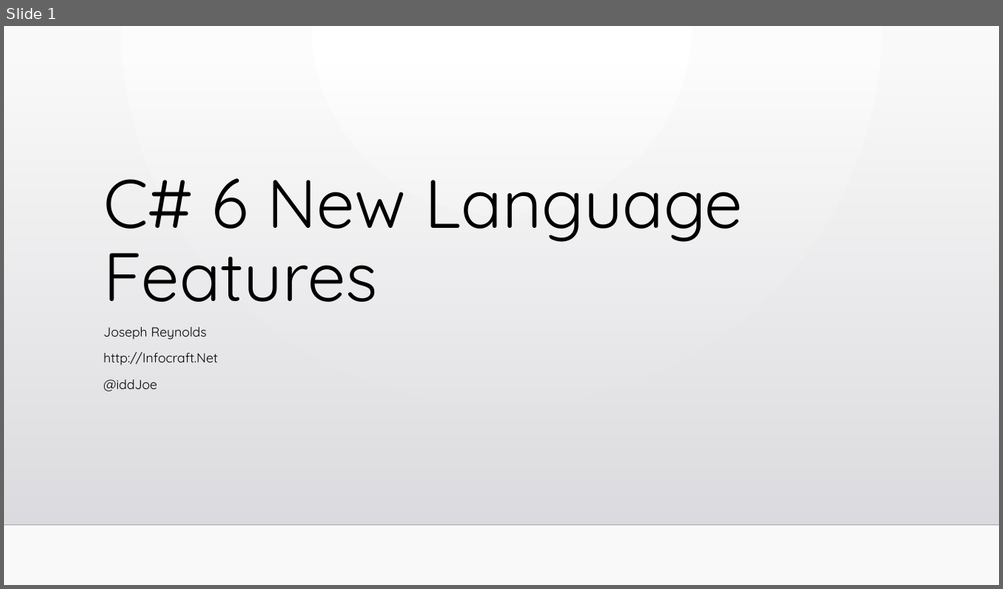
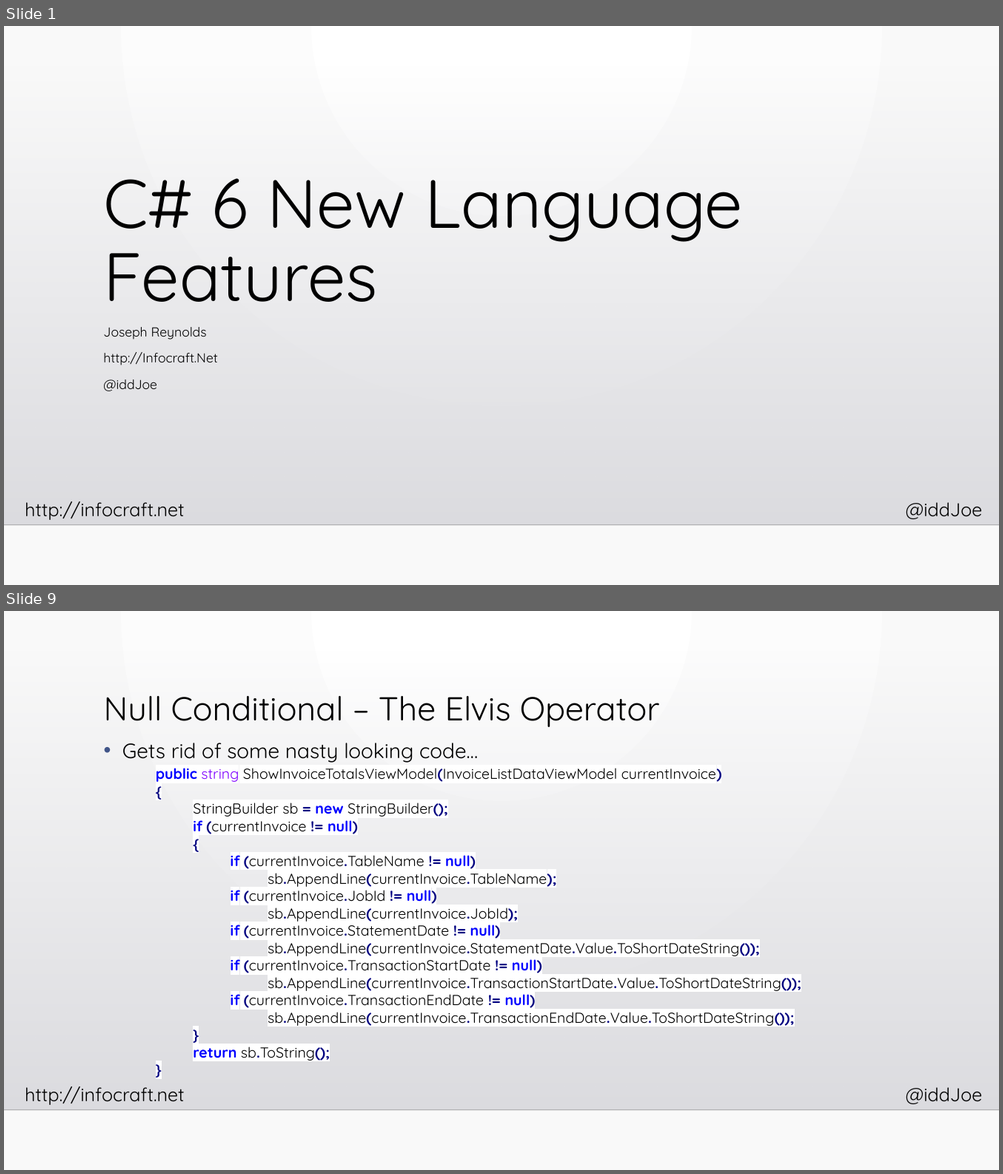
Before and after one commit to InfoCraftDotNet/CSharp-6-New-Language-Features, a slide deck: Slides/CSharp-6-New-Language-Features.pptx. Shown one above the other, each under a label of ours: slide 1 before the commit, slides 1 and 9 after it; the slides between them are not shown. The pictures are 1003x589 and 1003x1174 pixels, drawn with LibreOffice and Linux fonts; fonts in the diff are those of the drawing; background and template pictures are left out. Boxes give left, top, right and bottom in pixels: in the first picture for what was removed or moved away, otherwise in the second. Text is boxed around its words. In the diff, an @@ line names an element or a change of style, - is before the commit and + after.

```diff
--- a/Slides/CSharp-6-New-Language-Features.pptx
+++ b/Slides/CSharp-6-New-Language-Features.pptx
@@ slide 9 added at bbox=[4, 611, 999, 1170], background gradient #FFFFFF to #FAFAFA; not listed: 4 template elements that a slide beside it also shows @@
@@ title added at bbox=[104, 696, 660, 727], 32 pt, text #000000 @@
+Null Conditional – The Elvis Operator
@@ text added at bbox=[122, 743, 478, 763], 20 pt, text #000000 @@
+• Gets rid of some nasty looking code…
@@ text added at bbox=[156, 768, 801, 1061], 14 pt, text #000000 @@
+public string ShowInvoiceTotalsViewModel(InvoiceListDataViewModel currentInvoice)
+{
+StringBuilder sb = new StringBuilder();
+if (currentInvoice != null)
+{
+if (currentInvoice.TableName != null)
+sb.AppendLine(currentInvoice.TableName);
+if (currentInvoice.JobId != null)
+sb.AppendLine(currentInvoice.JobId);
+if (currentInvoice.StatementDate != null)
+sb.AppendLine(currentInvoice.StatementDate.Value.ToShortDateString());
+if (currentInvoice.TransactionStartDate != null)
+sb.AppendLine(currentInvoice.TransactionStartDate.Value.ToShortDateString());
+if (currentInvoice.TransactionEndDate != null)
+sb.AppendLine(currentInvoice.TransactionEndDate.Value.ToShortDateString());
+}
+return sb.ToString();
+}
@@ slide 1 changed as well @@
@@ text added at bbox=[25, 502, 185, 520], 18 pt, text #000000 @@
+http://infocraft.net
@@ text added at bbox=[905, 503, 982, 520], 18 pt, text #000000 @@
+@iddJoe
```
Also in this commit, not shown: 20 other slides added, 17 other files.
